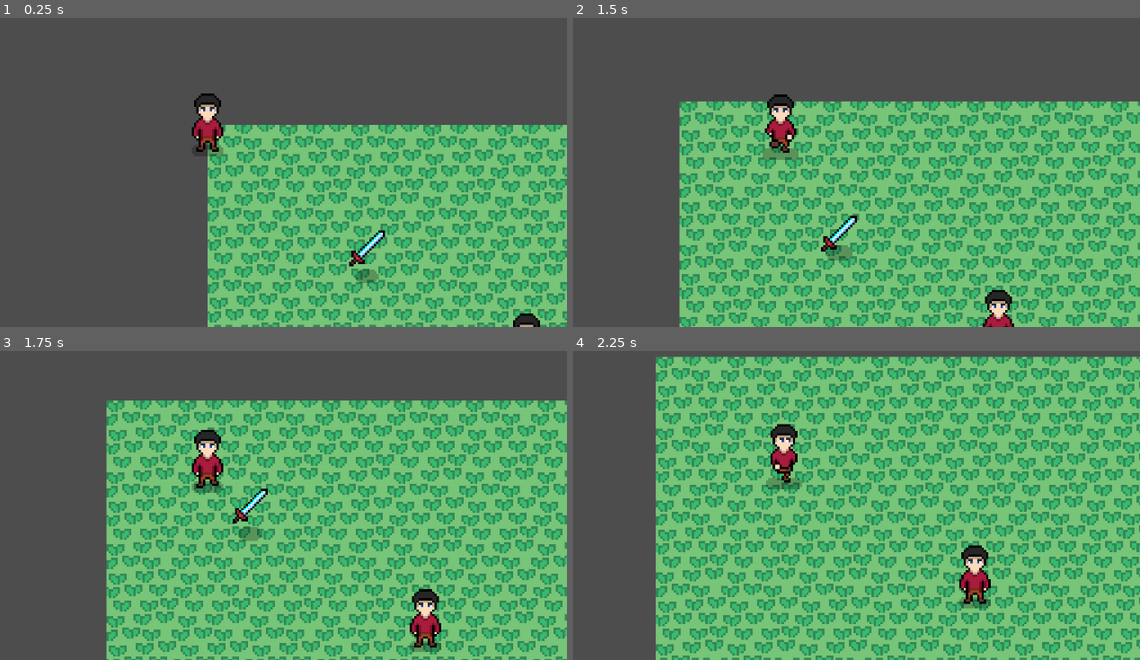
Above: before the commit, frames 1-4 (two rows, left to right).
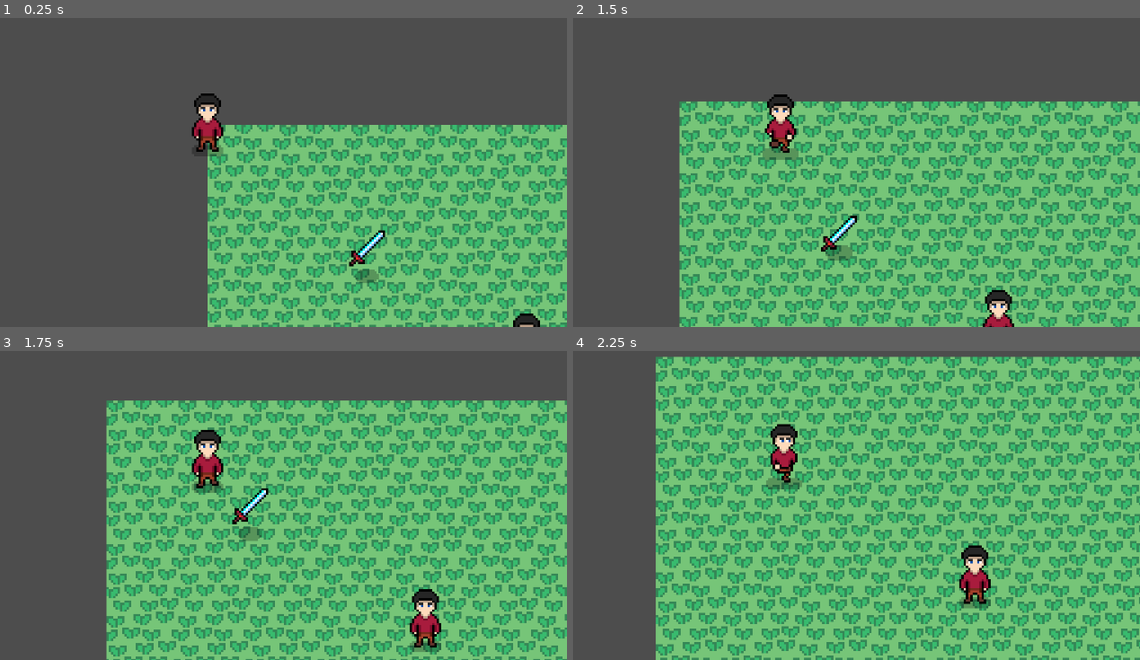
Above: after the commit, the same moments.

Repository: QuocKhangDA22TTD/rpg_game
Game: Godot game, scene res://scenes/demo.tscn
Two runs of this game, one before a commit and one after it. Both use one fixed random seed, a clock stepped at 60 frames per second and the inputs below.
Inputs:
- Up to frame 1 (0.25 s): no input
- Up to frame 2 (1.5 s): hold Right (ui_right) 0.53-1.28 s; hold Down (ui_down) from 1.28 s (still down)
- Up to frame 3 (1.75 s): keep holding Down (ui_down)
- Up to frame 4 (2.25 s): release Down (ui_down) at 2.03 s; hold Right (ui_right) from 2.03 s (still down)

Frames 1-2 are identical in both runs. In frame 3, 0.1% of the frame differs, in the area x 40-48%, y 44-57%; in frame 4, nothing differs.

Commit message:
xóa bỏ hiệu ứng nhỏ lại dần của item_drop khi di chuyển về phía player.

Diff:
--- a/scripts/inventory/item_drop.gd
+++ b/scripts/inventory/item_drop.gd
@@ -39,10 +39,8 @@
 		var direction = (target_player.global_position - global_position).normalized()
 		global_position += direction * move_speed * delta
 
-		sprite.scale -= Vector2(0.5, 0.5) * delta
-
 		# Kiểm tra đã chạm player chưa
-		if global_position.distance_to(target_player.global_position) < 1.0:
+		if global_position.distance_to(target_player.global_position) <= 5.0:
 			if InventoryManager.add_item(item, amount):
 				queue_free()
 
